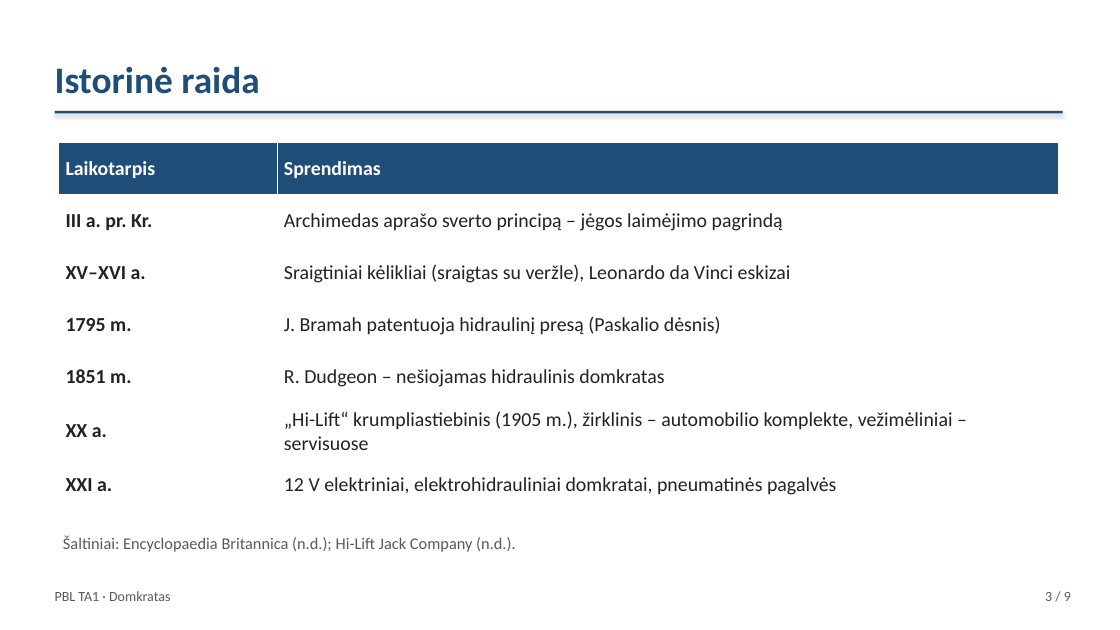
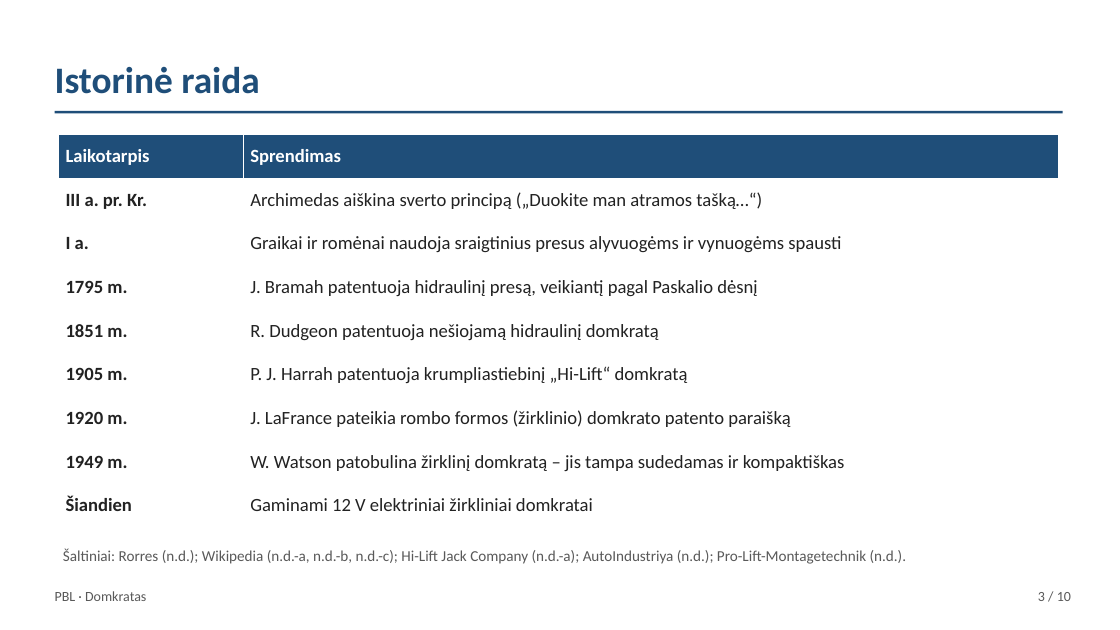
Before and after one commit to Goblinukas-beep/Ye, a slide deck: slide 3 of domkratas-ta1/domkratas-ta1.pptx. Drawn at 1120x630 pixels with LibreOffice and Linux fonts; fonts in the diff are those of the drawing. Boxes give left, top, right and bottom in pixels: in the first picture for what was removed or moved away, otherwise in the second. Text is boxed around its words. In the diff, an @@ line names an element or a change of style, - is before the commit and + after.

```diff
--- a/domkratas-ta1/domkratas-ta1.pptx
+++ b/domkratas-ta1/domkratas-ta1.pptx
@@ rectangle at box(55, 111, 1063, 113): shadow off @@
@@ table at box(59, 134, 1059, 528) @@
-row 2: III a. pr. Kr. | Archimedas aprašo sverto principą – jėgos laimėjimo pagrindą
-row 3: XV–XVI a. | Sraigtiniai kėlikliai (sraigtas su veržle), Leonardo da Vinci eskizai
-row 4: 1795 m. | J. Bramah patentuoja hidraulinį presą (Paskalio dėsnis)
-row 5: 1851 m. | R. Dudgeon – nešiojamas hidraulinis domkratas
-row 6: XX a. | „Hi-Lift“ krumpliastiebinis (1905 m.), žirklinis – automobilio komplekte, vežimėliniai – servisuose
-row 7: XXI a. | 12 V elektriniai, elektrohidrauliniai domkratai, pneumatinės pagalvės
+row 2: III a. pr. Kr. | Archimedas aiškina sverto principą („Duokite man atramos tašką…“)
+row 3: I a. | Graikai ir romėnai naudoja sraigtinius presus alyvuogėms ir vynuogėms spausti
+row 4: 1795 m. | J. Bramah patentuoja hidraulinį presą, veikiantį pagal Paskalio dėsnį
+row 5: 1851 m. | R. Dudgeon patentuoja nešiojamą hidraulinį domkratą
+row 6: 1905 m. | P. J. Harrah patentuoja krumpliastiebinį „Hi-Lift“ domkratą
+row 7: 1920 m. | J. LaFrance pateikia rombo formos (žirklinio) domkrato patento paraišką
+row 8: 1949 m. | W. Watson patobulina žirklinį domkratą – jis tampa sudedamas ir kompaktiškas
+row 9: Šiandien | Gaminami 12 V elektriniai žirkliniai domkratai
@@ table: place and size @@
-table at box(59, 143, 1059, 507)
+table at box(59, 134, 1059, 528)
@@ text at box(63, 548, 907, 564): text changed; size 14 to 13 pt @@
-Šaltiniai: Encyclopaedia Britannica (n.d.); Hi-Lift Jack Company (n.d.).
+Šaltiniai: Rorres (n.d.); Wikipedia (n.d.-a, n.d.-b, n.d.-c); Hi-Lift Jack Company (n.d.-a); AutoIndustriya (n.d.); Pro-Lift-Montagetechnik (n.d.).
@@ text at box(55, 591, 146, 601): text changed @@
-PBL TA1 · Domkratas
+PBL · Domkratas
@@ text at box(1038, 592, 1071, 601): text changed @@
-3 / 9
+3 / 10
```
Also in this commit, not shown: 6 other slides changed, 2 slides added, 1 slide removed, 3 other files.
